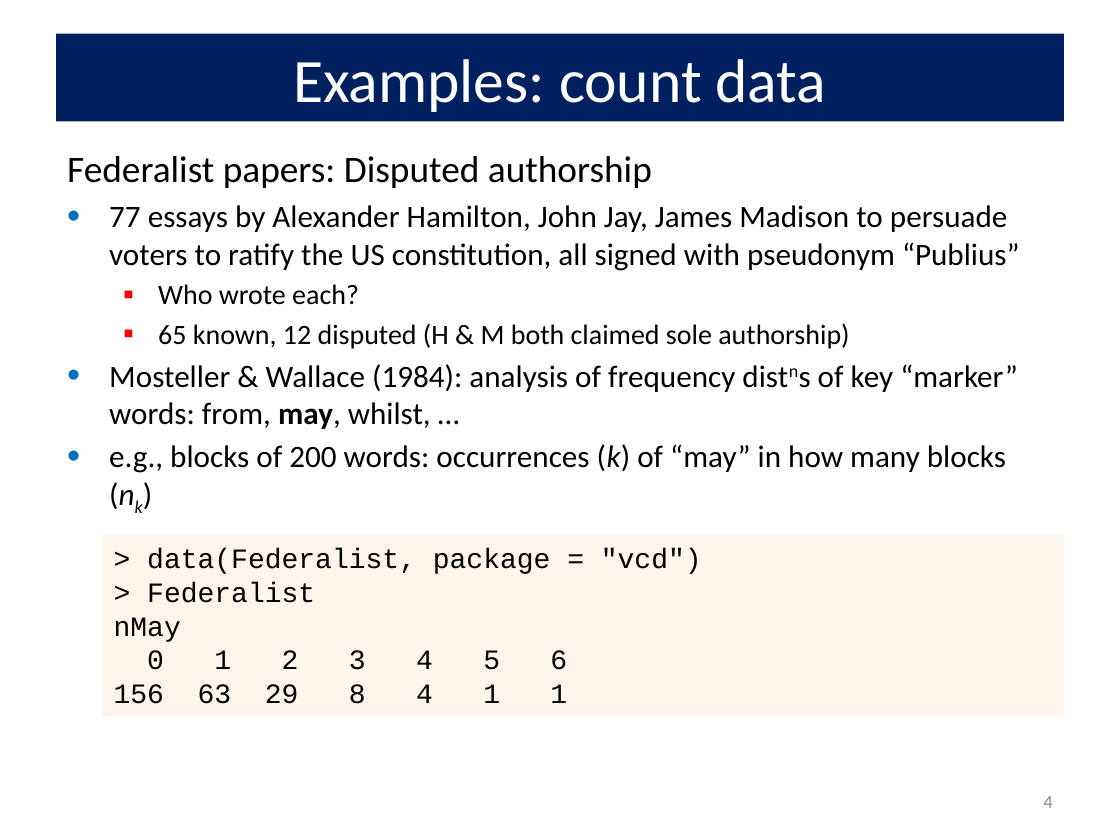
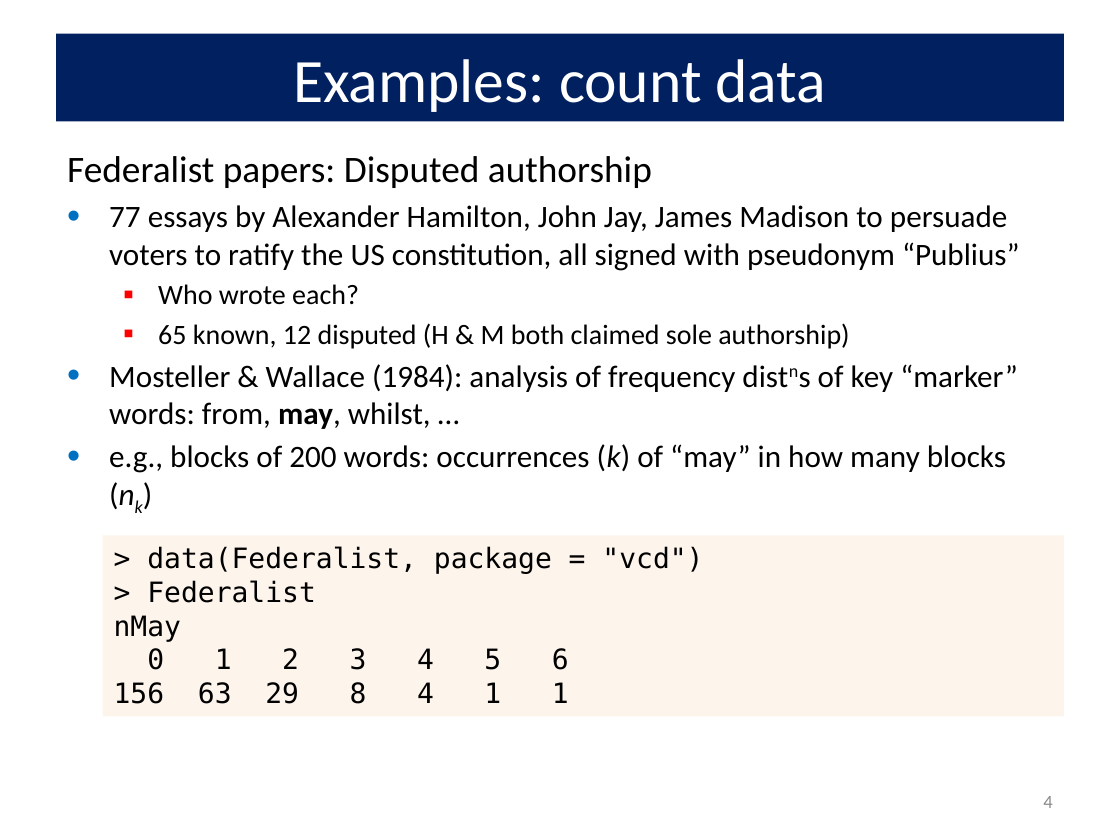
Before and after one commit to friendly/psy6136, a slide deck: slide 4 of lectures/02-Discrete.pptx. Drawn at 1120x840 pixels with LibreOffice and Linux fonts; fonts in the diff are those of the drawing. Boxes give left, top, right and bottom in pixels: in the first picture for what was removed or moved away, otherwise in the second. Text is boxed around its words. In the diff, an @@ line names an element or a change of style, - is before the commit and + after.

```diff
--- a/lectures/02-Discrete.pptx
+++ b/lectures/02-Discrete.pptx
@@ rectangle "> data(Federalist, package = "vcd")" at [103, 535, 1064, 717]: font Courier New to DejaVu Sans Mono @@
```
Also in this commit, not shown: 8 other slides changed, 12 other files.
